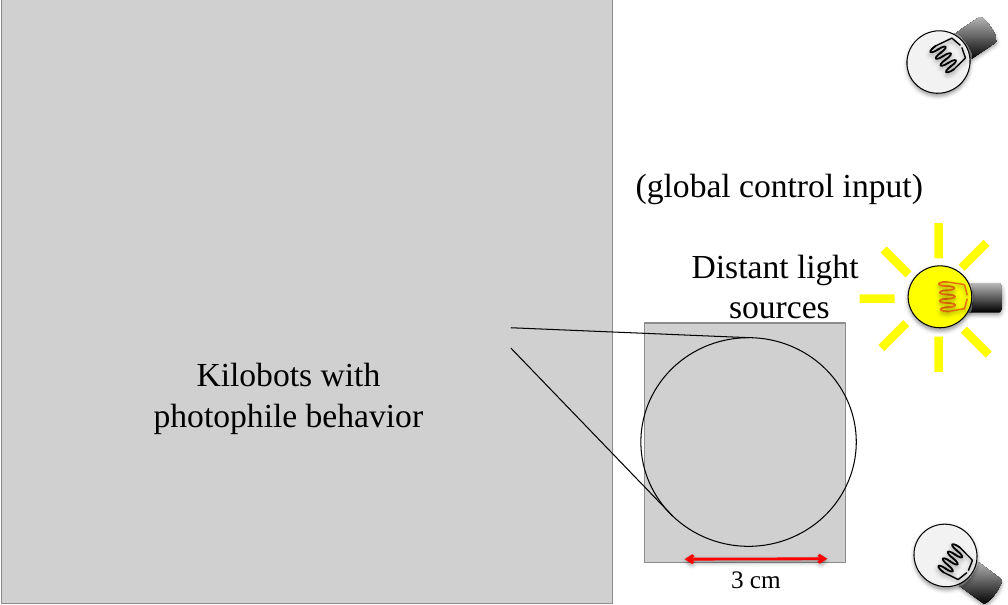
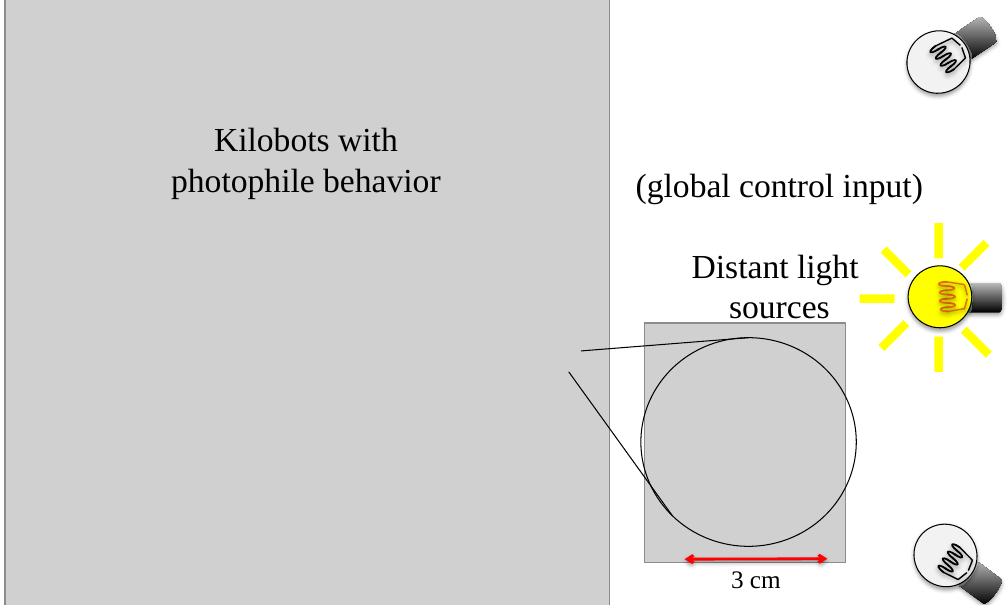
Before and after one commit to aabecker/SwarmPublications, a slide deck: slide 1 of RA-L/pictures/pdf/IntroSwarmPic.pptx. Drawn at 1008x605 pixels with LibreOffice and Linux fonts; fonts in the diff are those of the drawing; grey boxes stand for pictures. Boxes give left, top, right and bottom in pixels: in the first picture for what was removed or moved away, otherwise in the second. Text is boxed around its words. In the diff, an @@ line names an element or a change of style, - is before the commit and + after.

```diff
--- a/RA-L/pictures/pdf/IntroSwarmPic.pptx
+++ b/RA-L/pictures/pdf/IntroSwarmPic.pptx
@@ picture at [5, 0, 610, 605]: rotation 0 to 90 degrees @@
@@ text "Kilobots with photophile behavior": place and size @@
-text "Kilobots with photophile behavior" at [154, 362, 424, 433]
+text "Kilobots with photophile behavior" at [171, 127, 441, 198]
@@ line moved from (749, 338) - (511, 328) to (749, 338) - (581, 351) @@
@@ line moved from (511, 348) - (672, 516) to (569, 372) - (672, 516) @@
```
Also in this commit, not shown: 4 other files.
